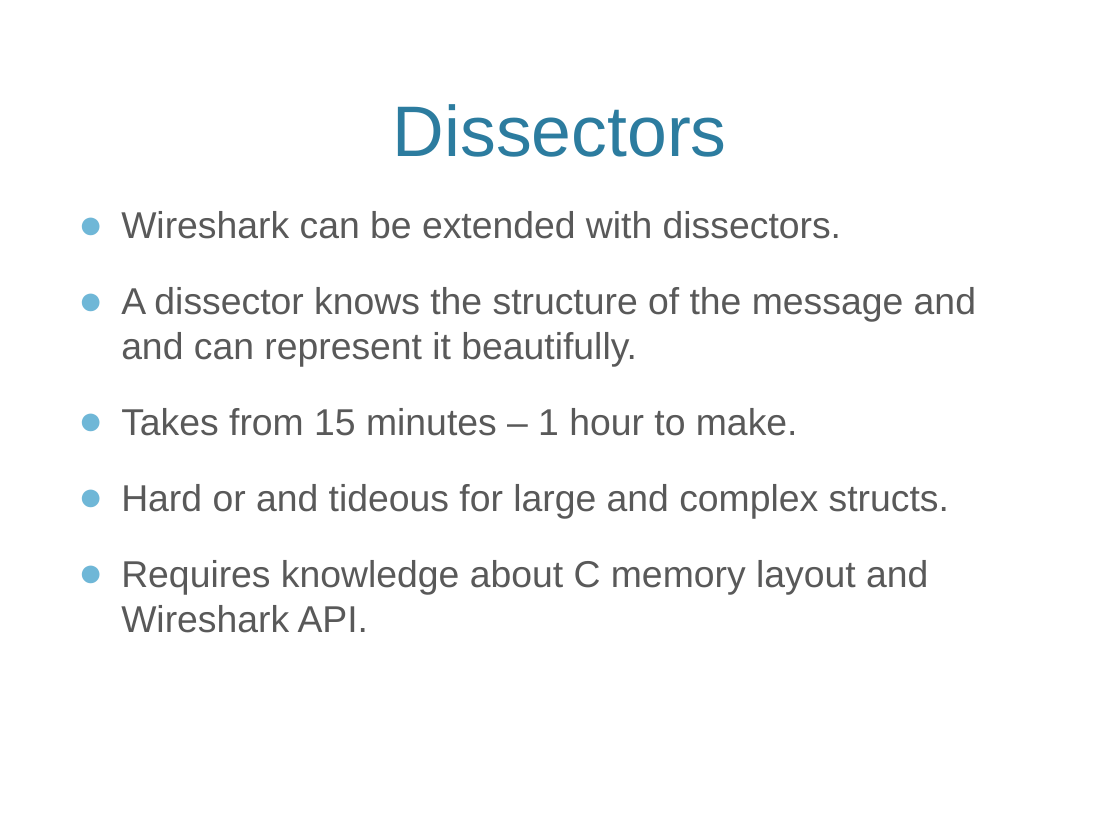
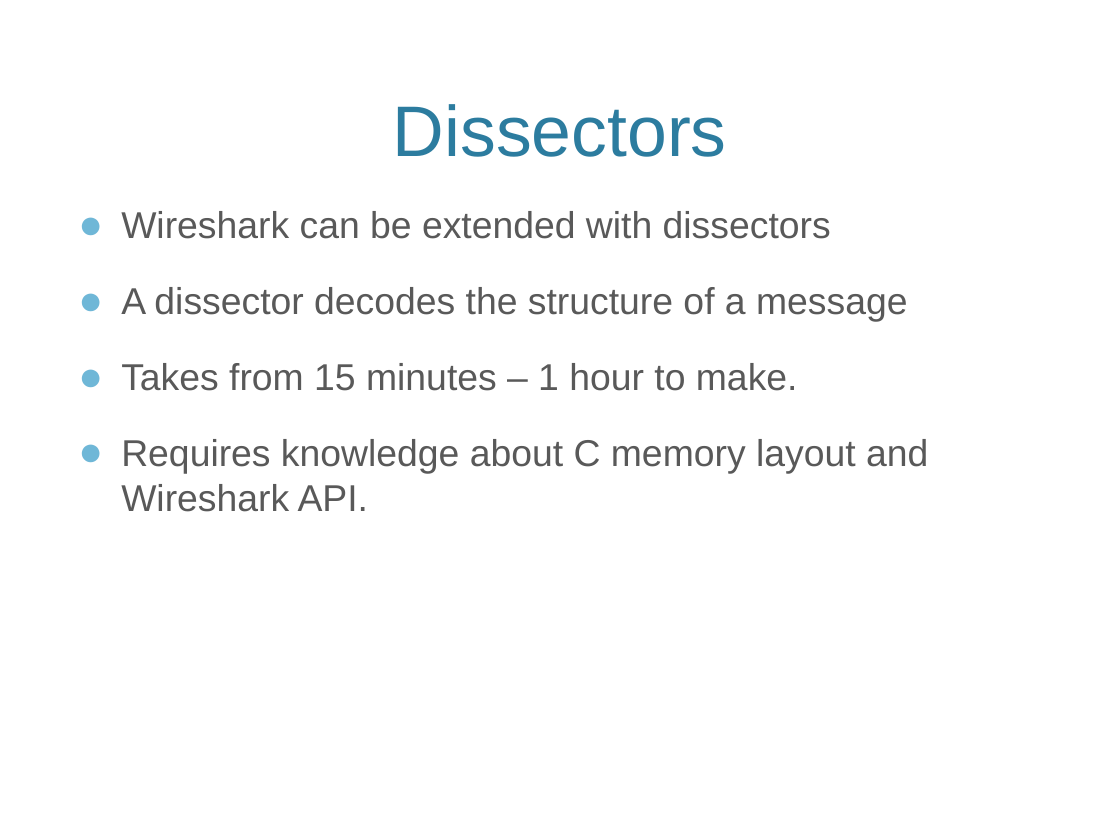
Before and after one commit to eventh/kpro9, a slide deck: slide 8 of presentation/TDT4290_FinalPresentasjon.pptx (slide 9 before the commit). Drawn at 1120x840 pixels with LibreOffice and Linux fonts; fonts in the diff are those of the drawing; background and template pictures are left out. Boxes give left, top, right and bottom in pixels: in the first picture for what was removed or moved away, otherwise in the second. Text is boxed around its words. In the diff, an @@ line names an element or a change of style, - is before the commit and + after.

```diff
--- a/presentation/TDT4290_FinalPresentasjon.pptx
+++ b/presentation/TDT4290_FinalPresentasjon.pptx
@@ text at [121,211,907,322]: text changed @@
-● Wireshark can be extended with dissectors.
-● A dissector knows the structure of the message and and can represent it beautifully.
+● Wireshark can be extended with dissectors
+● A dissector decodes the structure of a message
@@ text at [121,484,949,519]: paragraph removed @@
-● Hard or and tideous for large and complex structs.
```
Also in this commit, not shown: 12 other slides changed, 5 slides added, 12 slides removed, 3 other files.
